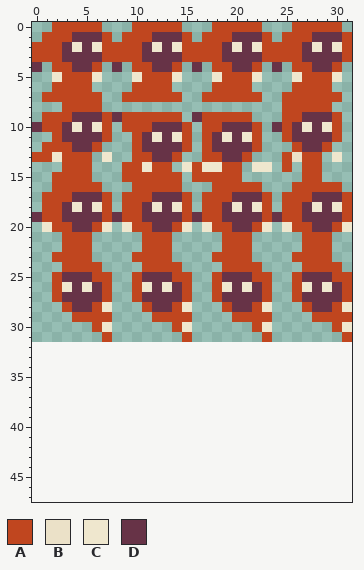
Two versions of one pixel-art sprite, shortSightedNinja/character3.png. That is the earlier state.
The file is 32x32 pixels. Colours within 5 levels of each other are drawn and written as one. The old version is drawn lined up with the new one, on the new canvas.
Palette (. is transparent): A #c0461f  B #ebe1c8  C #efe7ce  D #673347
Pixels before, first column x 0:
 0 ..AAAAA...AAAAA...AAAAA...AAAAA.
 1 .AAADDDA.AAADDDA.AAADDDA.AAADDDA
 2 AAADCDCAAAADCDCAAAADCDCAAAADCDCA
 3 AAADDDDAAAADDDDAAAADDDDAAAADDDDA
 4 D.AADDA.D.AADDA.D.AADDA.D.AADDA.
 5 ..CAAAC...CAAAC...CAAAC...CAAAC.
 6 ..AAAA....AAAA....AAAA....AAAA..
 7 .AAAAAA..AAAAAA..AAAAAA..AAAAAA.
 8 ...AAAA..................AAAAA..
 9 .AAADDDADAAAAAA.DAAAAA...AADDDA.
10 DAADCDCA.AAADDDA.AADDDA.DADCDCA.
11 ..ADDDDA..ADCDCA.ADCDCA..ADDDDA.
12 .AAADDA...ADDDDA.ADDDDA...ADDA..
13 AACAAA.C..AADDA..AADDA...ABAA.C.
14 ...AAA...AACAA.CACCAA.CC.A.AA...
15 ..AAAA...AAAAAA.AAAAA......AA...
16 ..AAAAA...AAAAA...AAAAA...AAAAA.
17 .AAADDDA.AAADDDA.AAADDDA.AAADDDA
18 .AADCDCA.AADCDCA.AADCDCA.AADCDCA
19 DAADDDDADAADDDDADAADDDDADAADDDDA
20 .CAADDAC.CAADDAC.CAADDAC.CAADDAC
21 ...AAA.....AAA.....AAA.....AAA..
22 ...AAA.....AAA.....AAA.....AAA..
23 ..AAAA....AAAA....AAAA....AAAA..
24 ...AAAA....AAAA....AAAA....AAAA.
25 ..ADDDAA..ADDDAA..ADDDAA..ADDDAA
26 ..ACDCDA..ACDCDA..ACDCDA..ACDCDA
27 ..ADDDDA..ADDDDA..ADDDDA..ADDDDA
28 ...ADDAC...ADDAC...ADDAC...ADDAC
29 ....AAAA....AAAA....AAAA....AAAA
30 ......AC......AC......AC......AC
31 .......A.......A.......A.......A
New version:
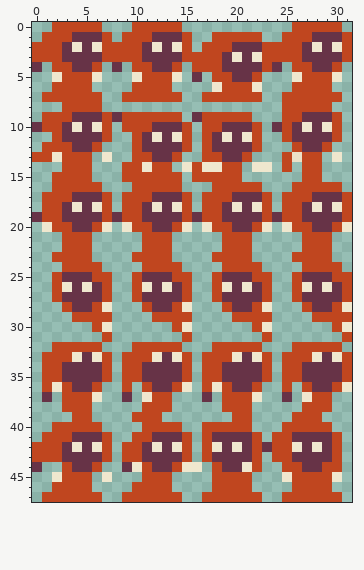
Changes in this commit:
canvas 32x32 -> 32x48
y 0: x 18..22 AAAAA -> .....
y 1: x 17 A -> .; x 20..23 DDDA -> AAA.
y 2: x 16 A -> .; x 19..20 DC -> AD; x 22 C -> D
y 3: x 20 D -> C; x 22 D -> C
y 4: x 16..17 D. -> AA; x 19 A -> D; x 22..23 A. -> DA
y 5: x 16 . -> D; x 18 C -> A; x 20..22 AAC -> DDA
y 6: x 18 A -> C; x 22 . -> C
y 32: x 2..6 ..... -> AAAAA; x 10..14 ..... -> AAAAA; x 18..22 ..... -> AAAAA; x 26..30 ..... -> AAAAA
y 33: x 1..7 ....... -> AAACDCA; x 9..15 ....... -> AAACDCA; x 17..23 ....... -> AAACDCA; x 25..31 ....... -> AAACDCA
y 34..35: x 1..7 ....... -> AADDDDA; x 9..15 ....... -> AADDDDA; x 17..23 ....... -> AADDDDA; x 25..31 ....... -> AADDDDA
y 36: x 1..6 ...... -> ACADDA; x 9 . -> A; x 11..15 ..... -> ADDAC; x 17..22 ...... -> ACADDA; x 25 . -> A; x 27..31 ..... -> ADDAC
y 37: x 1 . -> D; x 3..6 .... -> AAAC; x 9 . -> D; x 11..13 ... -> CAA; x 17 . -> D; x 19..22 .... -> AAAC; x 25 . -> D; x 27..29 ... -> CAA
y 38: x 3..5 ... -> AAA; x 11..13 ... -> AAA; x 19..21 ... -> AAA; x 27..29 ... -> AAA
y 39: x 4..5 .. -> AA; x 10..12 ... -> AAA; x 20..21 .. -> AA; x 26..28 ... -> AAA
y 40: x 2..6 ..... -> AAAAA; x 11..14 .... -> AAAA; x 17..21 ..... -> AAAAA; x 25..29 ..... -> AAAAA
y 41: x 1..7 ....... -> AAADDDA; x 10..15 ...... -> AADDDA; x 17..22 ...... -> ADDDDA; x 24..30 ....... -> AADDDDA
y 42: x 0..7 ........ -> AAADCDCA; x 9..15 ....... -> AADCDCA; x 17..30 .............. -> ACDCDADAACDCDA
y 43: x 0..7 ........ -> AAADDDDA; x 9..15 ....... -> AADDDDA; x 17..22 ...... -> ADDDDA; x 24..30 ....... -> AADDDDA
y 44: x 0 . -> D; x 3..6 .... -> ADDA; x 9..16 ........ -> DCADDACC; x 18..22 ..... -> ADDCA; x 25..30 ...... -> AADDAA
y 45: x 2..5 .... -> CAAA; x 7 . -> C; x 11..13 ... -> AAA; x 18..21 .... -> AAAA; x 25..30 ...... -> CAAAAC
y 46: x 2..5 .... -> AAAA; x 10..13 .... -> AAAA; x 18..21 .... -> AAAA; x 26..29 .... -> AAAA
y 47: x 1..6 ...... -> AAAAAA; x 9..14 ...... -> AAAAAA; x 17..22 ...... -> AAAAAA; x 25..30 ...... -> AAAAAA
Pixel boxes of the changes (left, top, right, bottom) in both pictures:
changed: (192, 22, 272, 92)
added: (32, 342, 352, 502)
